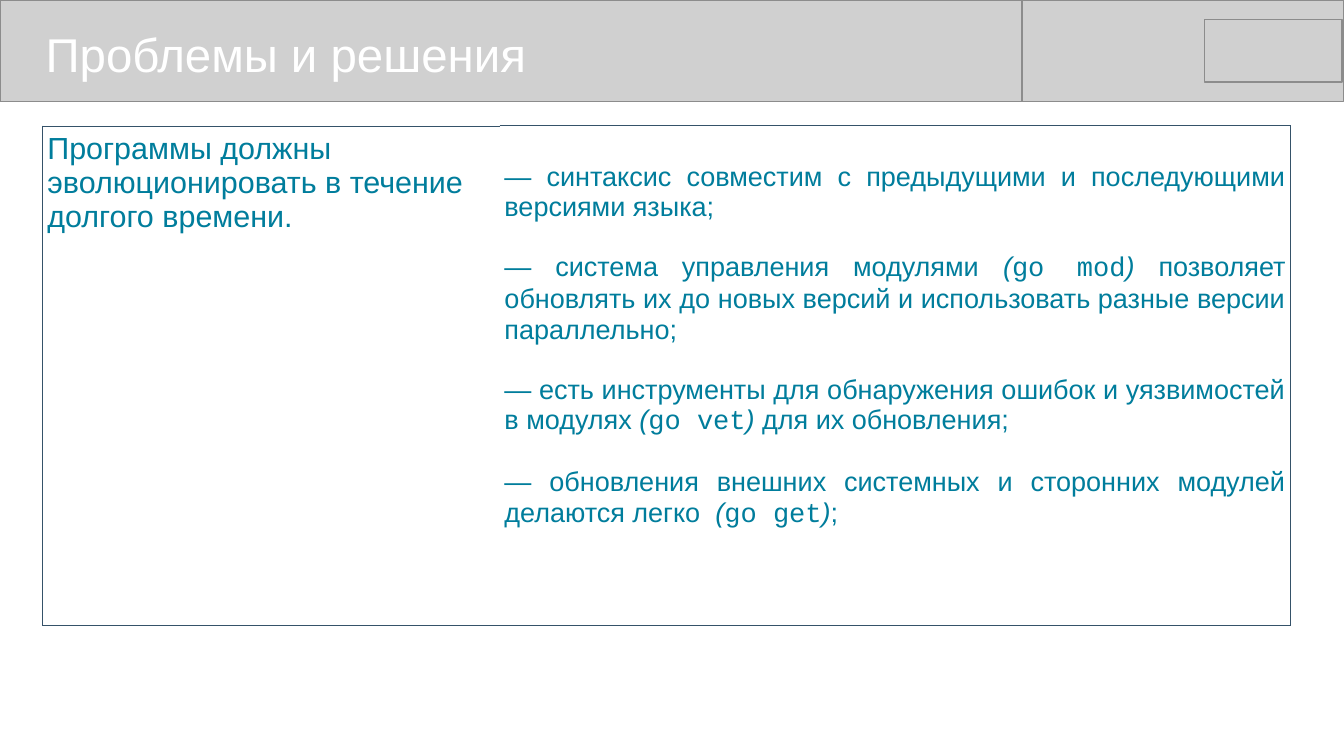
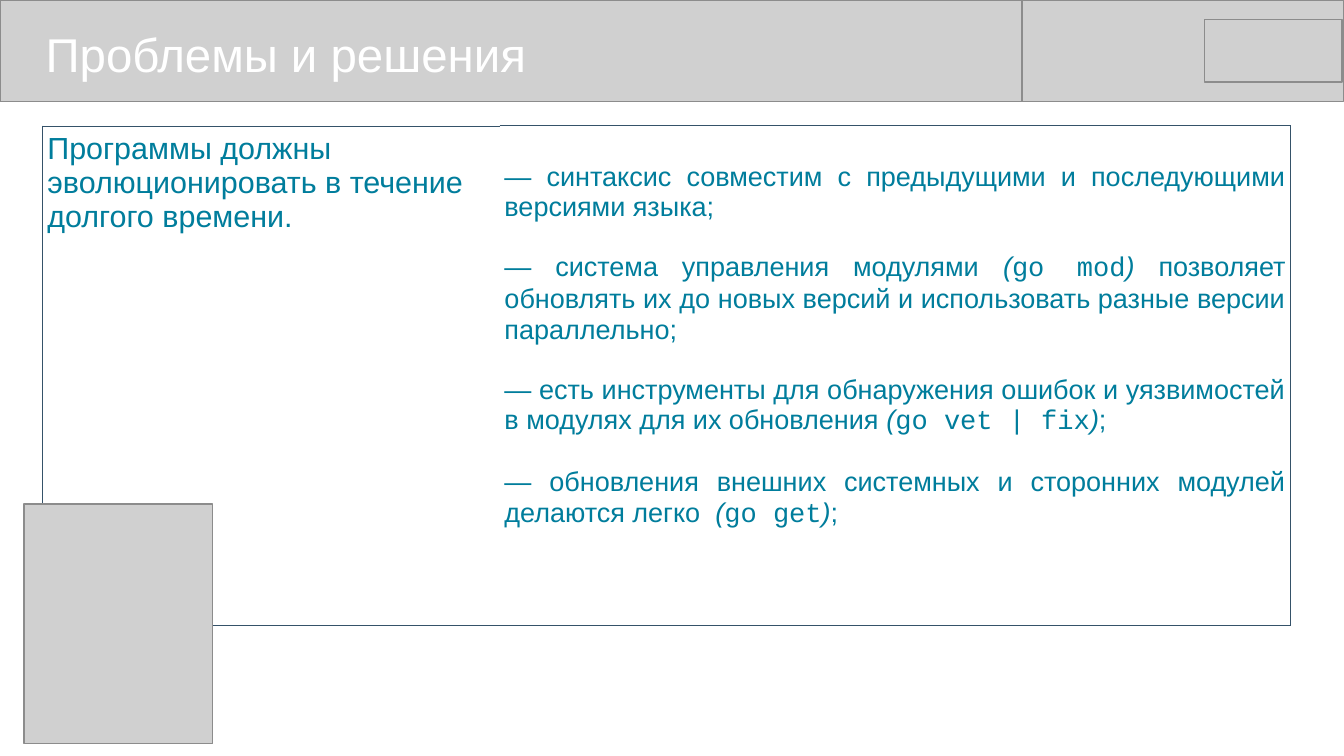
Before and after one commit to mike-shock/Go_language, a slide deck: slide 10 of view/Go_View.odp (slide 9 before the commit). Drawn at 1344x756 pixels with LibreOffice and Linux fonts; fonts in the diff are those of the drawing; grey boxes stand for pictures. Boxes give left, top, right and bottom in pixels: in the first picture for what was removed or moved away, otherwise in the second. Text is boxed around its words. In the diff, an @@ line names an element or a change of style, - is before the commit and + after.

```diff
--- a/view/Go_View.odp
+++ b/view/Go_View.odp
@@ table at bbox=[43, 126, 1292, 594] @@
-row 1, column 2: — синтаксис совместим с предыдущими и последующими версиями языка; / — система управления модулями (go mod) позволяет обновлять их до новых версий и использовать разные версии параллельно; / — есть инструменты для обнаружения ошибок и уязвимостей в модулях (go vet) для их обновления; / — обновления внешних системных и сторонних модулей делаются легко (go get);
+row 1, column 2: — синтаксис совместим с предыдущими и последующими версиями языка; / — система управления модулями (go mod) позволяет обновлять их до новых версий и использовать разные версии параллельно; / — есть инструменты для обнаружения ошибок и уязвимостей в модулях для их обновления (go vet | fix); / — обновления внешних системных и сторонних модулей делаются легко (go get);
@@ picture added at bbox=[24, 504, 213, 744] @@
```
Also in this commit, not shown: 13 other slides changed, 1 slide added, 6 other files.
